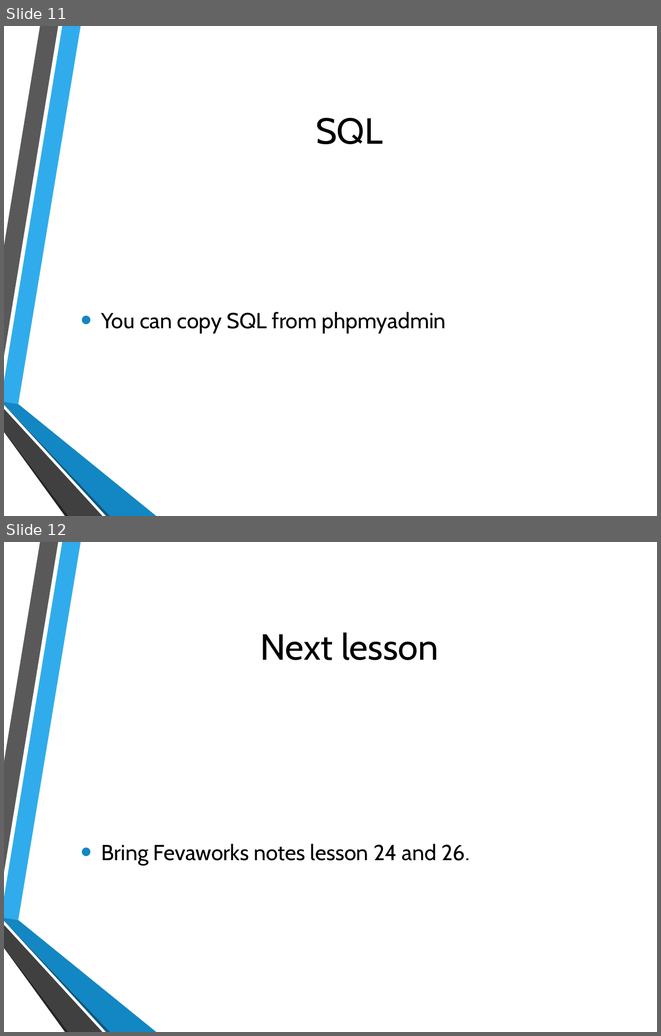
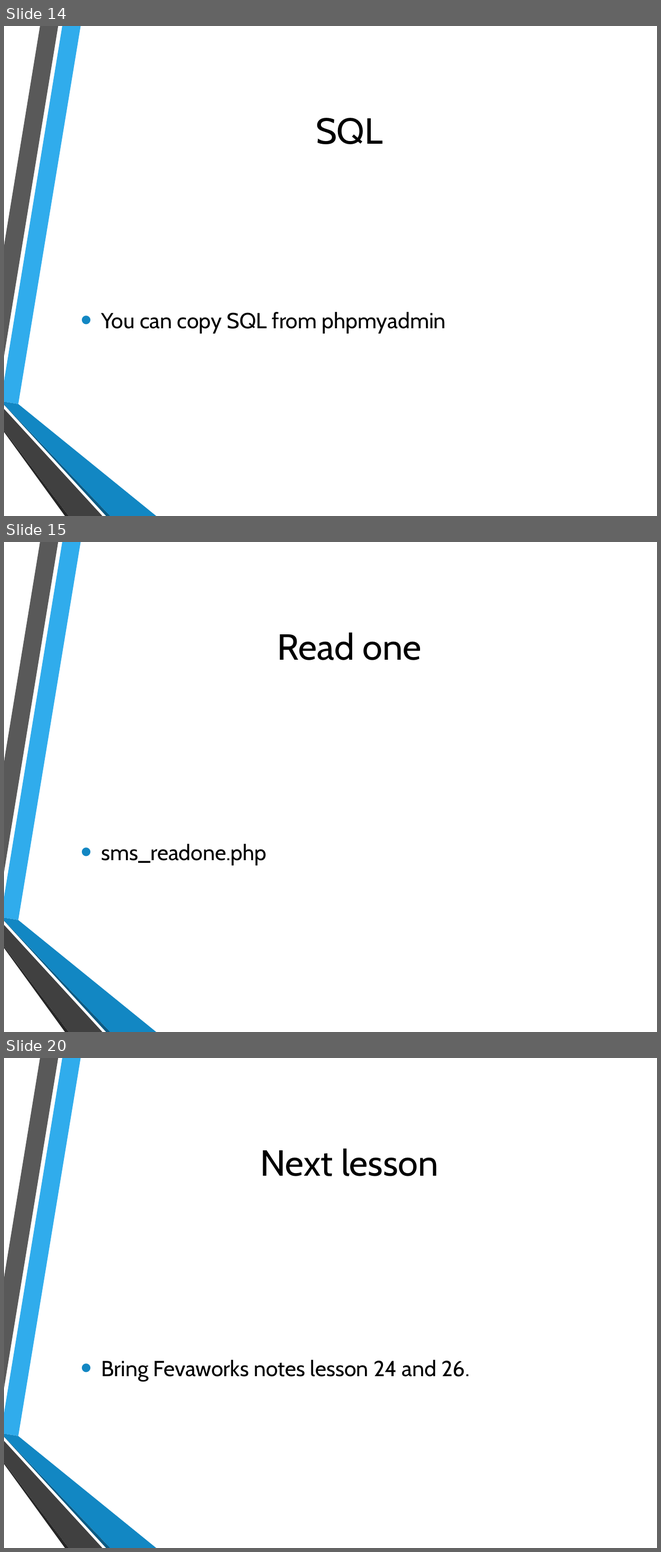
Before and after one commit to hatted/fevaworks-php, a slide deck: php-fw9/SMS.pptx. Shown one above the other, each under a label of ours: slides 11 and 12 before the commit, slides 14, 15 and 20 after it; the slides between them are not shown. The pictures are 661x1036 and 661x1552 pixels, drawn with LibreOffice and Linux fonts; fonts in the diff are those of the drawing; background and template pictures are left out. Boxes give left, top, right and bottom in pixels: in the first picture for what was removed or moved away, otherwise in the second. Text is boxed around its words. In the diff, an @@ line names an element or a change of style, - is before the commit and + after.

```diff
--- a/php-fw9/SMS.pptx
+++ b/php-fw9/SMS.pptx
@@ slide 15 added at (x1=4, y1=542, x2=657, y2=1032), background picture (left out); not listed: 6 template elements that a slide beside it also shows @@
@@ title added at (x1=277, y1=632, x2=422, y2=660), 40 pt, text #000000 @@
+Read one
@@ text added at (x1=101, y1=844, x2=266, y2=865), 24 pt, text #000000 @@
+• sms_readone.php
@@ what was slide 11 is now slide 14 @@
@@ what was slide 12 is now slide 20 @@
```
Also in this commit, not shown: 4 slides changed, 7 other slides added, 34 other files.
